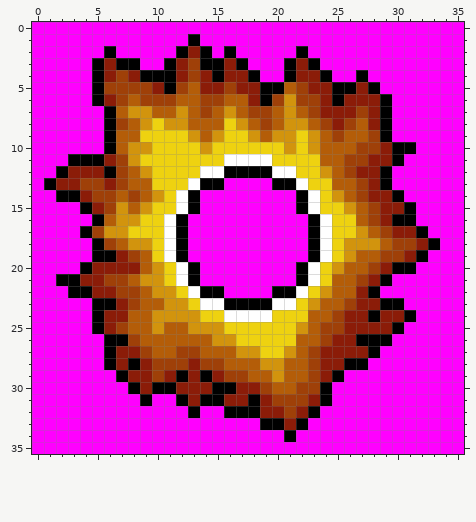
Two versions of one pixel-art file, assets/minecraft/textures/raw/fire_resistance.ase. This is how it looked before the edit.
36x36 pixels, 1 frame.
And afterwards:
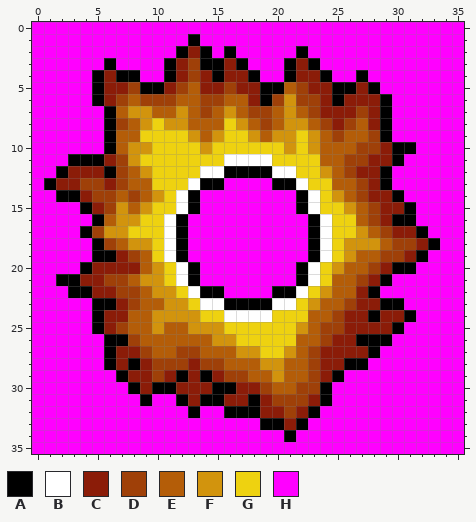
Palette (. is transparent): A #000000  B #ffffff  C #8b1c08  D #9f4008  E #b45d08  F #d2940d  G #eed210  H #ff00ff
Diff:
Layer "32":
y 2: x 6 A -> H
y 3: x 5..8 ACAA -> HAHH
y 4: x 7..10 DCAA -> AAHH
y 5: x 6..7 DD -> CC; x 9..11 DCA -> AAC
